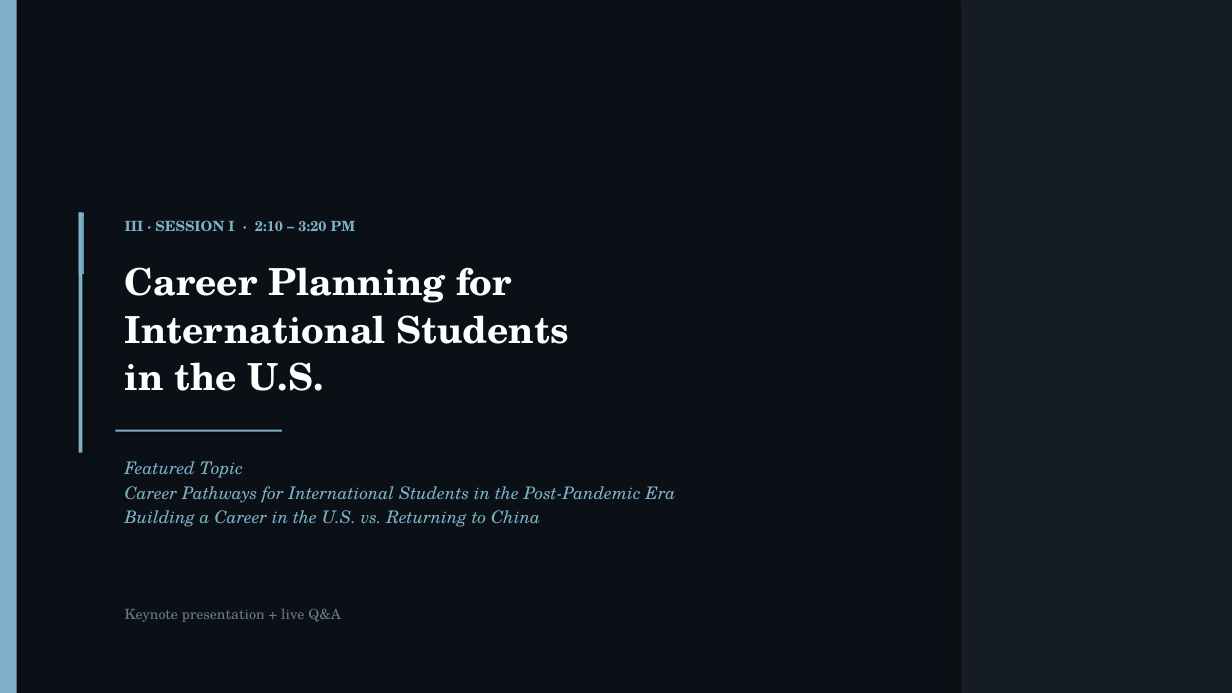
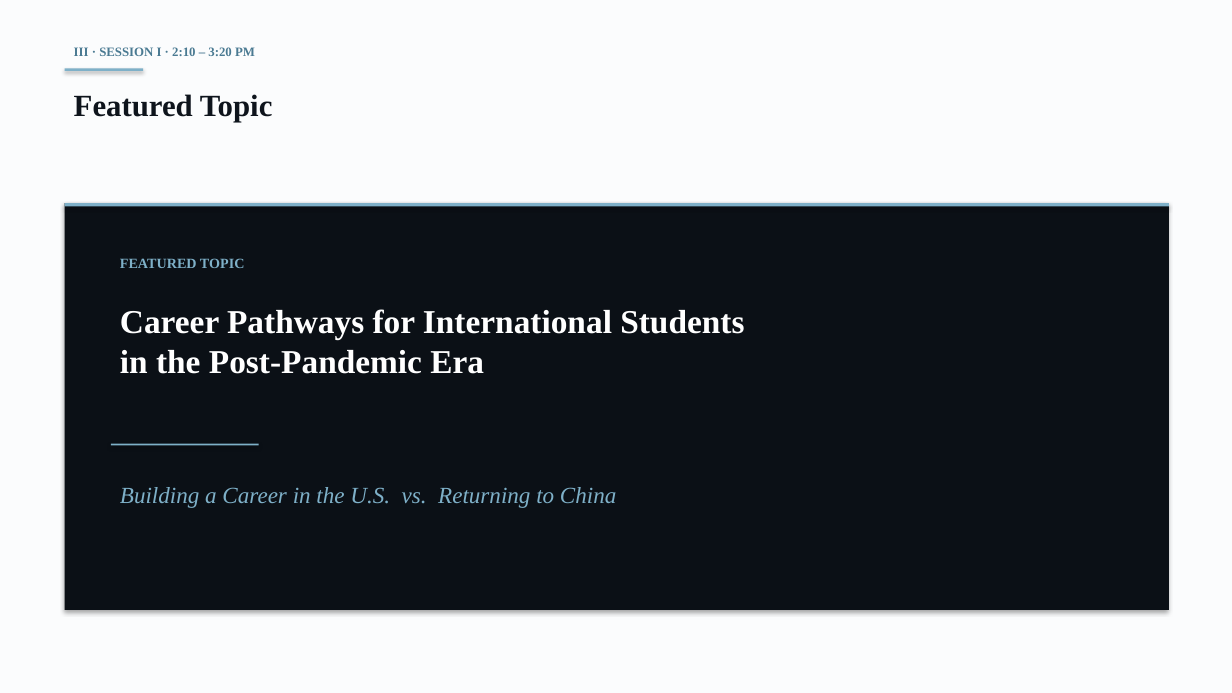
Before and after one commit to anthonyleedu/anthonyleedu, a slide deck: slide 2 of Heliospace_Company_And_Product_Overview.pptx (slide 6 before the commit). Drawn at 1232x693 pixels with LibreOffice and Linux fonts; fonts in the diff are those of the drawing. Boxes give left, top, right and bottom in pixels: in the first picture for what was removed or moved away, otherwise in the second. Text is boxed around its words. In the diff, an @@ line names an element or a change of style, - is before the commit and + after.

```diff
--- a/Heliospace_Company_And_Product_Overview.pptx
+++ b/Heliospace_Company_And_Product_Overview.pptx
@@ background #0B1016 to #FBFCFD @@
@@ rectangle removed at <box>0,0,17,693</box> @@
@@ rectangle removed at <box>961,0,1232,693</box> @@
@@ text "III · SESSION I · ...": place and size @@
-text "III · SESSION I · ..." at <box>125,220,356,231</box>
+text "III · SESSION I · ..." at <box>74,47,255,56</box>
@@ text "III · SESSION I · ..." at <box>74,47,255,56</box>: size 11 to 10 pt, font TeX Gyre Schola to Times New Roman, text colour #7EB0C8 to #4A7A92 @@
@@ rectangle added at <box>65,68,143,71</box>, fill #7EB0C8 @@
@@ text added at <box>74,94,272,122</box>, 24 pt, text #0E141C, bold @@
+Featured Topic
@@ rectangle added at <box>65,203,1169,610</box>, fill #0B1016 @@
@@ rectangle added at <box>65,203,1169,206</box>, fill #7EB0C8 @@
@@ rectangle removed at <box>79,213,84,274</box> @@
@@ rectangle removed at <box>79,213,82,453</box> @@
@@ text added at <box>120,258,245,268</box>, 11 pt, text #7EB0C8, bold @@
+FEATURED TOPIC
@@ text at <box>120,309,744,374</box>: text changed; size 29 to 26 pt; font TeX Gyre Schola to Times New Roman @@
-Career Planning for
-International Students
-in the U.S.
+Career Pathways for International Students
+in the Post-Pandemic Era
@@ rectangle: place and size @@
-rectangle at <box>116,430,282,432</box>
+rectangle at <box>111,444,259,445</box>
@@ text "Building a Career in the ...": place and size @@
-text "Building a Career in the ..." at <box>125,461,676,527</box>
+text "Building a Career in the ..." at <box>120,487,616,508</box>
@@ text "Building a Career in the ..." at <box>120,487,616,508</box>: size 13.5 to 18 pt, font TeX Gyre Schola to Times New Roman; less space between paragraphs @@
@@ text at <box>125,461,676,503</box>: paragraphs removed @@
-Featured Topic
-Career Pathways for International Students in the Post-Pandemic Era
@@ text removed at <box>125,609,341,622</box> @@
-Keynote presentation + live Q&A
```
Also in this commit, not shown: 4 other slides changed, 23 slides added, 15 slides removed.
